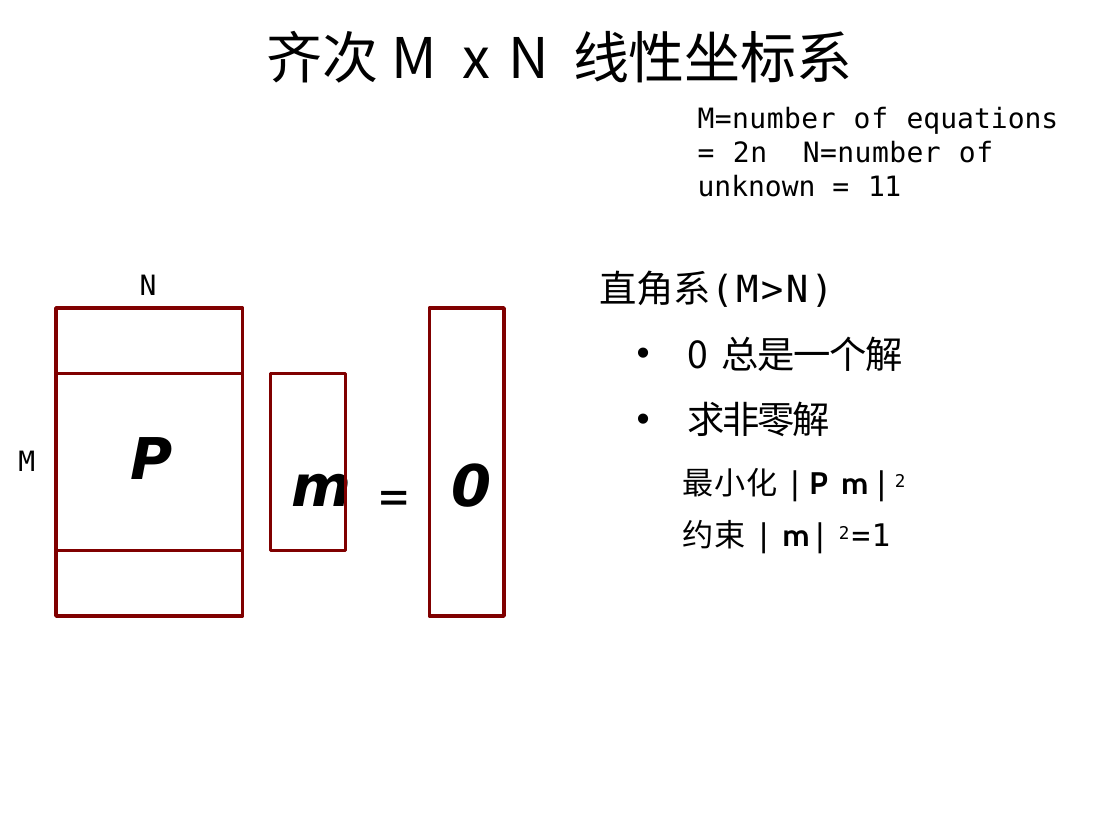
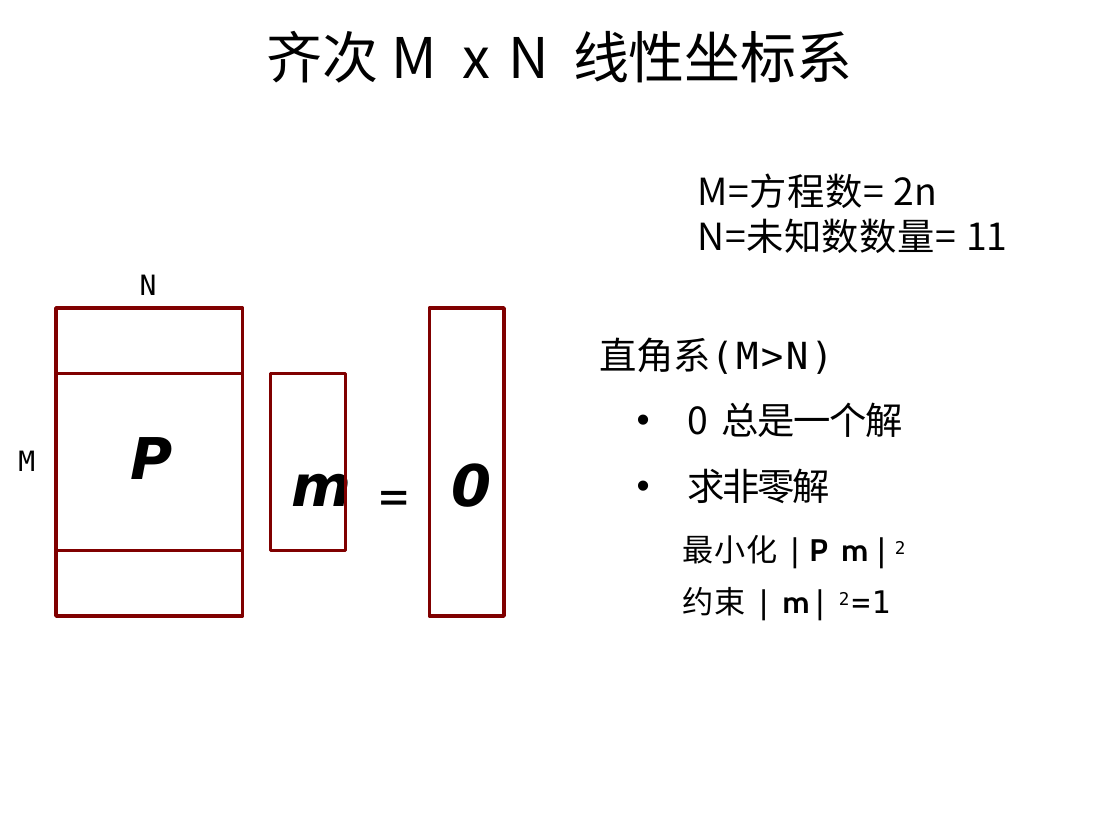
Before and after one commit to evenhax/translation_and_refining_for_cs231a, a slide deck: slide 30 of PPT231a_trans_and_refine/中文矫正版/lecture3_camera_calibration - 副本.pptx. Drawn at 1120x840 pixels with LibreOffice and Linux fonts; fonts in the diff are those of the drawing. Boxes give left, top, right and bottom in pixels: in the first picture for what was removed or moved away, otherwise in the second. Text is boxed around its words. In the diff, an @@ line names an element or a change of style, - is before the commit and + after.

```diff
--- a/PPT231a_trans_and_refine/中文矫正版/lecture3_camera_calibration - 副本.pptx
+++ b/PPT231a_trans_and_refine/中文矫正版/lecture3_camera_calibration - 副本.pptx
@@ title at [698, 173, 1007, 253]: text changed; size 18 to 24 pt; font DejaVu Sans Mono to Noto Sans CJK SC @@
-M=number of equations = 2n N=number of unknown = 11
+M=方程数= 2n
+N=未知数数量= 11
@@ text "直角系(M>N)": place and size @@
-text "直角系(M>N)" at [599, 270, 906, 554]
+text "直角系(M>N)" at [599, 337, 906, 621]
```
Also in this commit, not shown: 13 other slides changed, 3 other files.
